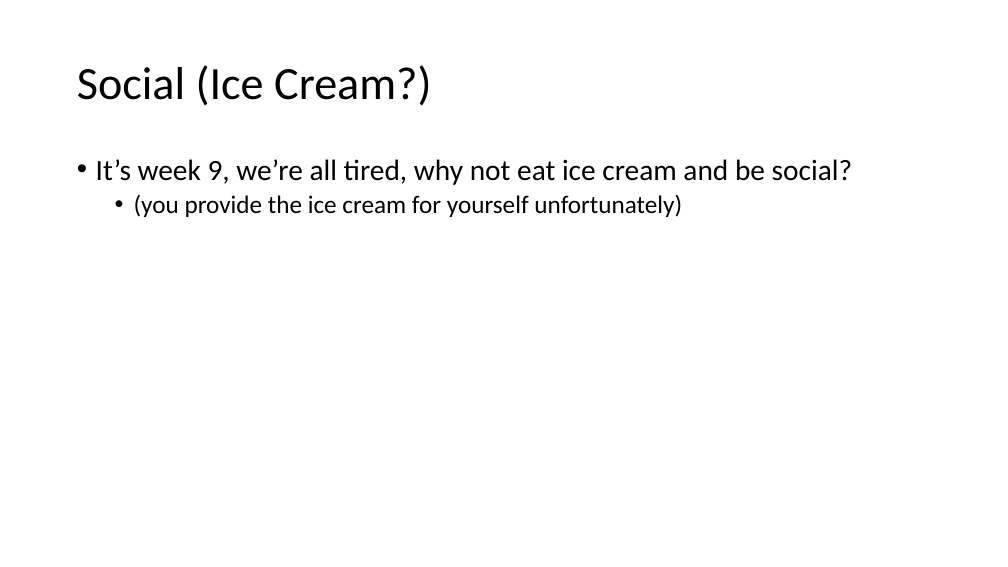
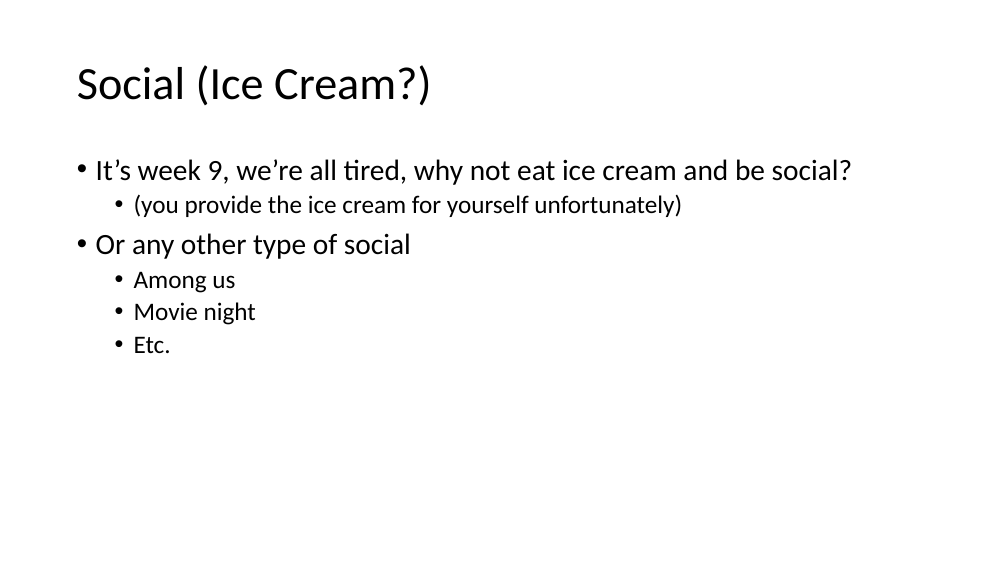
Before and after one commit to ieee-uci/IEEE_Python_Workshop, a slide deck: slide 11 of IEEE Python Workshop.pptx (slide 10 before the commit). Drawn at 1008x567 pixels with LibreOffice and Linux fonts; fonts in the diff are those of the drawing. Boxes give left, top, right and bottom in pixels: in the first picture for what was removed or moved away, otherwise in the second. Text is boxed around its words. In the diff, an @@ line names an element or a change of style, - is before the commit and + after.

```diff
--- a/IEEE Python Workshop.pptx
+++ b/IEEE Python Workshop.pptx
@@ text at <box>96,233,411,353</box>: paragraphs added @@
+• Or any other type of social
+  • Among us
+  • Movie night
+  • Etc.
```
Also in this commit, not shown: 3 other slides changed, 1 slide added.
